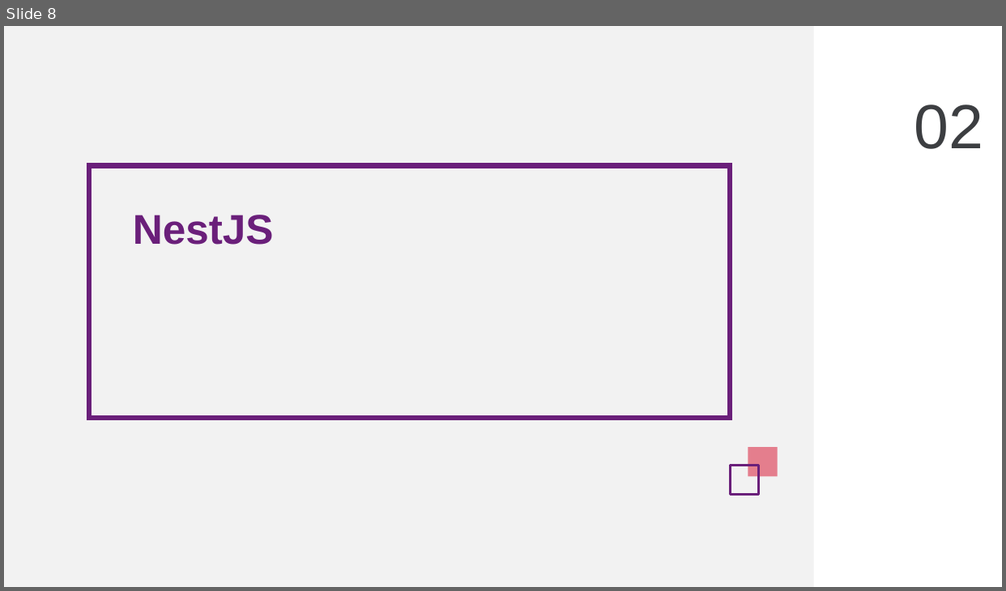
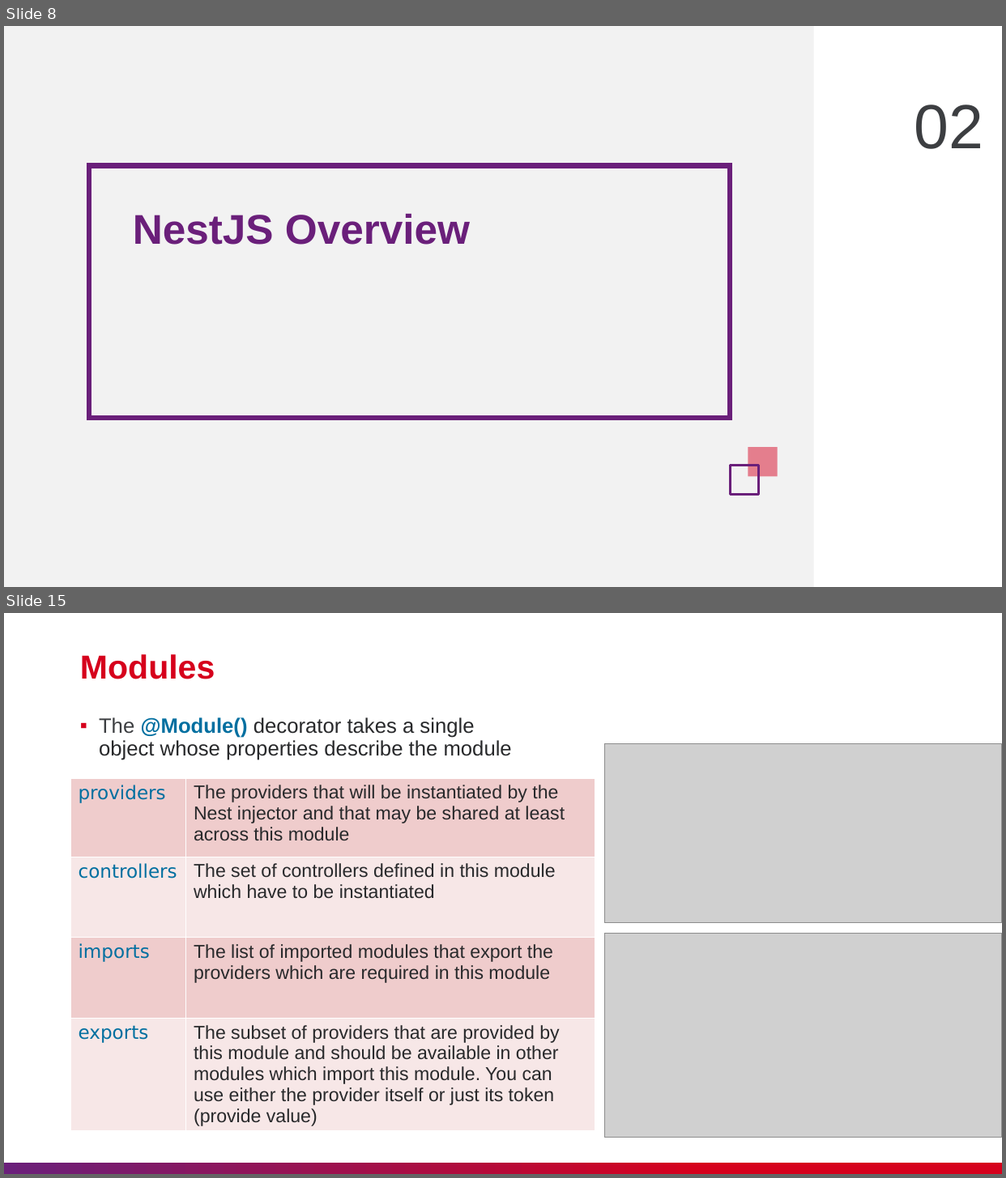
Before and after one commit to nashtech-garage/nodejs-nestjs-training, a slide deck: slide/NT_NestJS_Training.pptx. Shown one above the other, each under a label of ours: slide 8 before the commit, slides 8 and 15 after it; the slides between them are not shown. The pictures are 1006x591 and 1006x1178 pixels, drawn with LibreOffice and Linux fonts; fonts in the diff are those of the drawing; grey boxes stand for pictures. Boxes give left, top, right and bottom in pixels: in the first picture for what was removed or moved away, otherwise in the second. Text is boxed around its words. In the diff, an @@ line names an element or a change of style, - is before the commit and + after.

```diff
--- a/slide/NT_NestJS_Training.pptx
+++ b/slide/NT_NestJS_Training.pptx
@@ slide 15 added at box(4, 613, 1002, 1174), background #FFFFFF @@
@@ title added at box(80, 654, 215, 679), 32 pt, text #D6001C, bold @@
+Modules
@@ text added at box(99, 717, 512, 760), 20 pt, text #28292B @@
+▪ The @Module() decorator takes a single object whose properties describe the module
@@ picture added at box(605, 744, 1002, 924) @@
@@ table added at box(70, 778, 594, 1139), 4 rows, 2 columns @@
+providers | The providers that will be instantiated by the Nest injector and that may be shared at least across this module
+controllers | The set of controllers defined in this module which have to be instantiated
+imports | The list of imported modules that export the providers which are required in this module
+exports | The subset of providers that are provided by this module and should be available in other modules which import this module. You can use either the provider itself or just its token (provide value)
@@ picture added at box(605, 934, 1002, 1138) @@
@@ rectangle added at box(4, 1163, 1002, 1174), fill gradient #6A1F7A to #D6001C @@
@@ slide 8 changed as well @@
@@ text at box(133, 214, 470, 245): text changed @@
-NestJS
+NestJS Overview
```
Also in this commit, not shown: 4 other slides changed, 25 other slides added, 26 slides removed, 7 other files.
